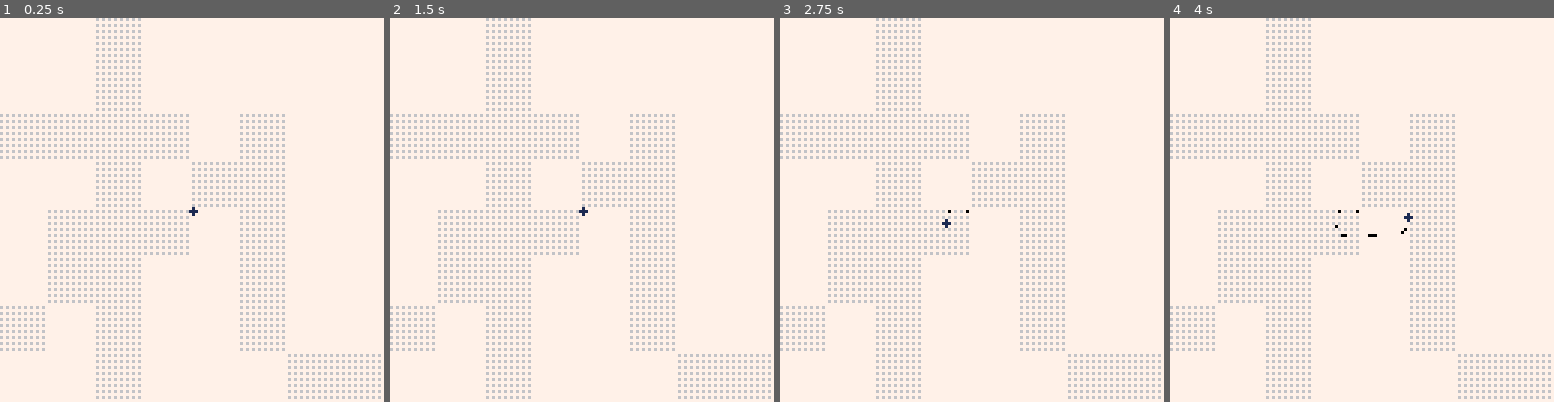
Above: before the commit, frames 1-4 (left to right).
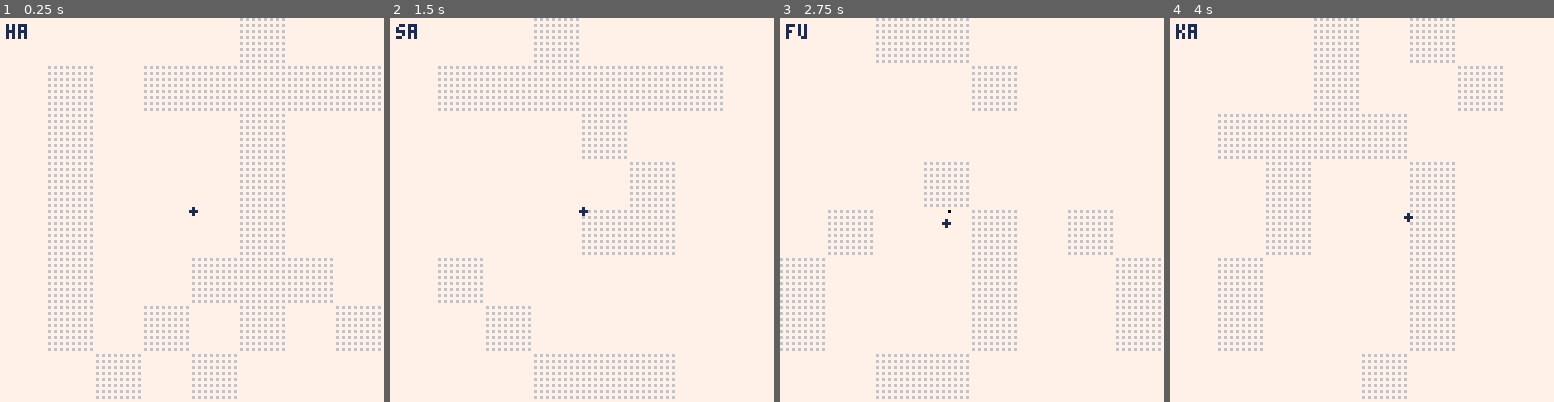
Above: after the commit, the same moments.

Repository: SestrenExsis/KanaPractice
Game: PICO-8 cartridge kana_practice.p8
Two runs of this game, one before a commit and one after it. Both use one fixed random seed, a clock stepped at 60 frames per second and the inputs below.
Inputs (mouse positions are in pixels of both pictures, inside the frame that each line leads up to):
- Up to frame 1 (0.25 s): no input
- Up to frame 2 (1.5 s): tap O (Z key) at 0.33, 0.7, 1.43 s; click (459, 121) at 0.67 s; tap X (X key) at 1.07 s; click (520, 267) at 1.22 s
- Up to frame 3 (2.75 s): click (975, 114) at 1.77 s; hold Left 1.97-2.37 s; tap X (X key) at 2.07, 2.4, 2.73 s; tap O (Z key) at 2.22 s; click (1037, 259) at 2.32 s; hold Down from 2.42 s (still down)
- Up to frame 4 (4 s): release Down at 2.82 s; click (1492, 106) at 2.87 s; hold Right 2.87-3.53 s; tap X (X key) at 3.07, 3.4, 3.73 s; tap O (Z key) at 3.1, 3.98 s; click (1254, 256) at 3.42 s; hold Up from 3.58 s (still down); click (1315, 102) at 3.97 s

The runs differ from the first frame. In frame 1, 11% of the frame differs, in the area x 0-100%, y 0-100%; in frame 2, 11%; in frame 3, 12%; in frame 4, 8.0%.

Commit message:
Press button 4 to start a new page

Diff:
--- a/kana_practice.p8
+++ b/kana_practice.p8
@@ -2,7 +2,7 @@
 version 18
 __lua__
 -- kana practice
--- by sestren
+-- by sestrenexsis
 -- github.com/sestrenexsis/kanapractice
 
 -- code based on shodo
@@ -139,7 +139,15 @@
 	_nib_ly=64 -- last nib y pos
 	_nib_sz=0  -- nib radius
 	_nib_on=false
-	_kana="re"
+	newpage()
+end
+
+function newpage(kana)
+	if kana==nil then
+		local i=flr(rnd(#_knnam))+1
+		kana=_knnam[i]
+	end
+	_kana=kana
 	_wets={}
 	_drys={}
 end
@@ -166,6 +174,7 @@
 		if (btn(⬅️)) _nib_vx-=_accl
 		if (btn(➡️)) _nib_vx+=_accl
 	end
+	if (btnp(🅾️)) newpage()
 	-- update pen physics
 	if _nib_vx>0 then
 		_nib_vx-=_drag
@@ -191,7 +200,7 @@
 			_nib_py+=multi*_nib_vy
 		end
 	end
-	-- keep brush in bounds
+	-- keep pen in bounds
 	_nib_px=mid(0,_nib_px,127)
 	_nib_py=mid(0,_nib_py,127)
 	-- update ink effects
@@ -268,6 +277,7 @@
 		_nib_px,_nib_py,
 	 max(1,_nib_sz),_c_nib
 	)
+	print(_kana,2,2,1)
 end
 -->8
 -- helper functions
